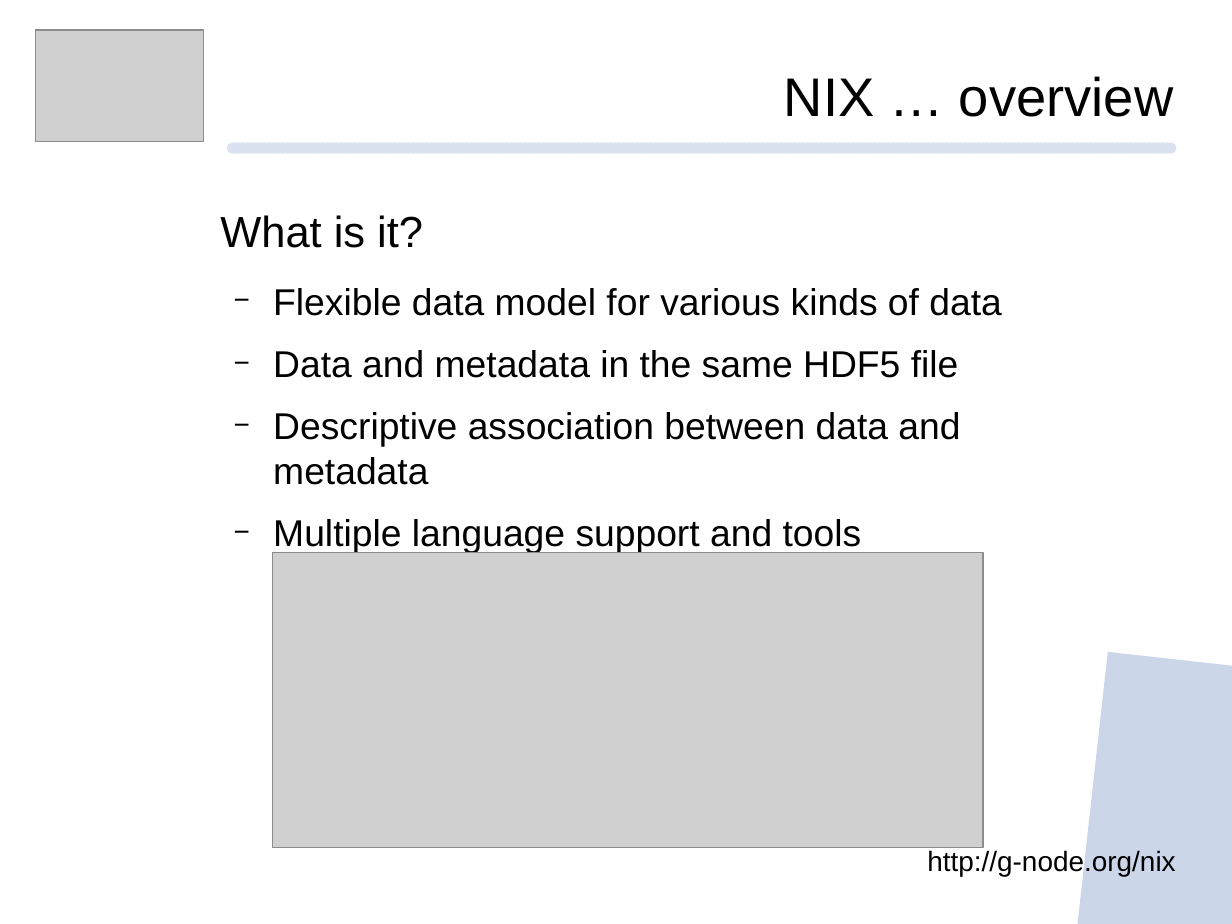
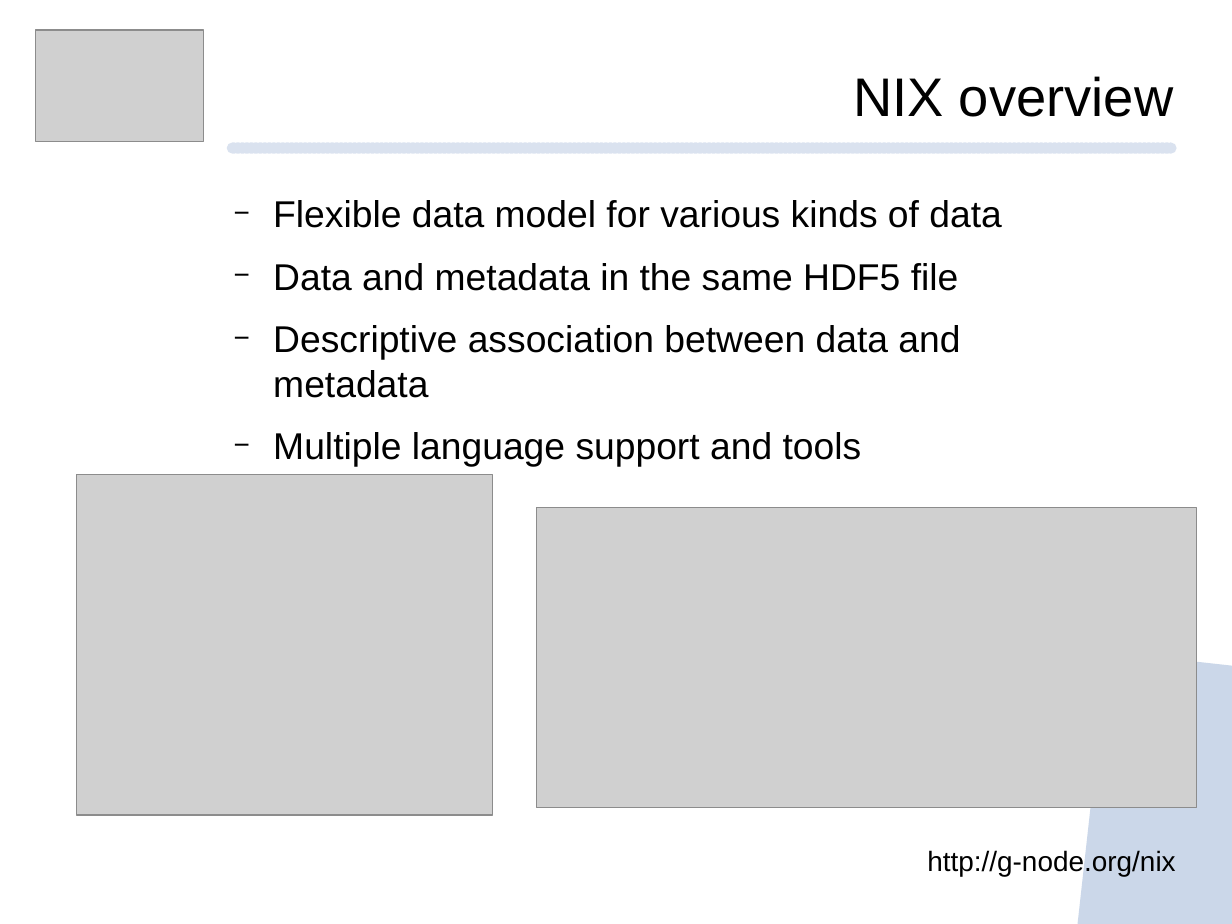
Before and after one commit to mpsonntag/prespost, a slide deck: slide 8 of 202009_BCCN_online/202009_BCCN_Online_conference.odp. Drawn at 1232x924 pixels with LibreOffice and Linux fonts; fonts in the diff are those of the drawing; grey boxes stand for pictures; background and template pictures are left out. Boxes give left, top, right and bottom in pixels: in the first picture for what was removed or moved away, otherwise in the second. Text is boxed around its words. In the diff, an @@ line names an element or a change of style, - is before the commit and + after.

```diff
--- a/202009_BCCN_online/202009_BCCN_Online_conference.odp
+++ b/202009_BCCN_online/202009_BCCN_Online_conference.odp
@@ text at [853,76,1173,117]: text changed @@
-NIX … overview
+NIX overview
@@ text "Flexible data model for various ...": place and size @@
-text "Flexible data model for various ..." at [220,215,1001,554]
+text "Flexible data model for various ..." at [273,200,1001,467]
@@ text at [220,215,423,248]: paragraph removed @@
-What is it?
@@ picture added at [76,474,492,815] @@
@@ picture: place and size @@
-picture at [273,552,984,847]
+picture at [537,508,1197,808]
```
Also in this commit, not shown: 5 other slides changed, 3 slides added, 3 slides removed.
